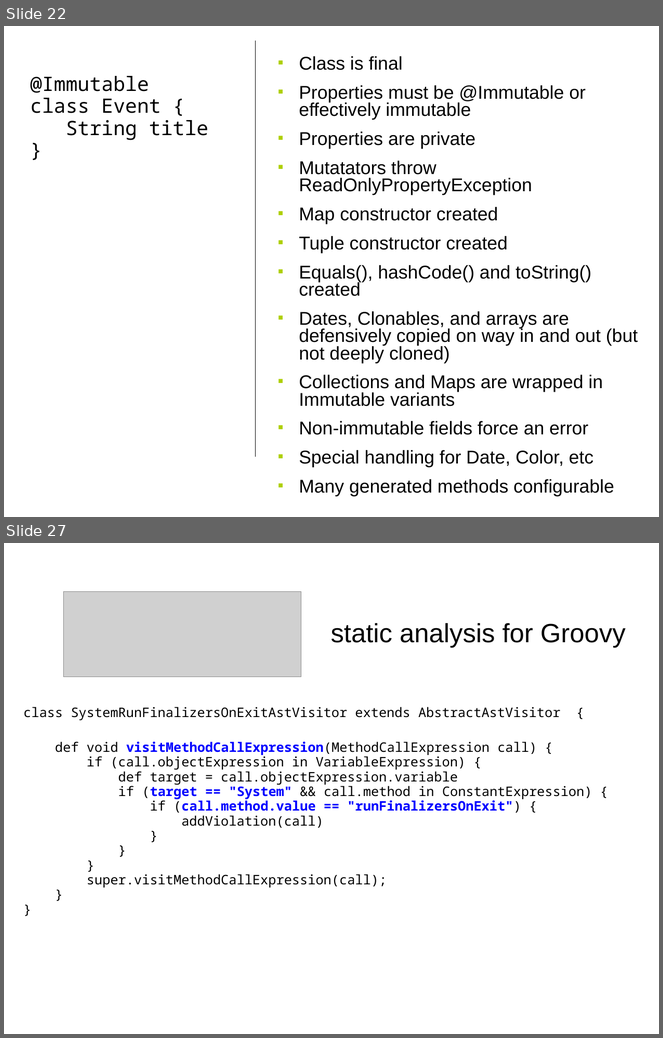
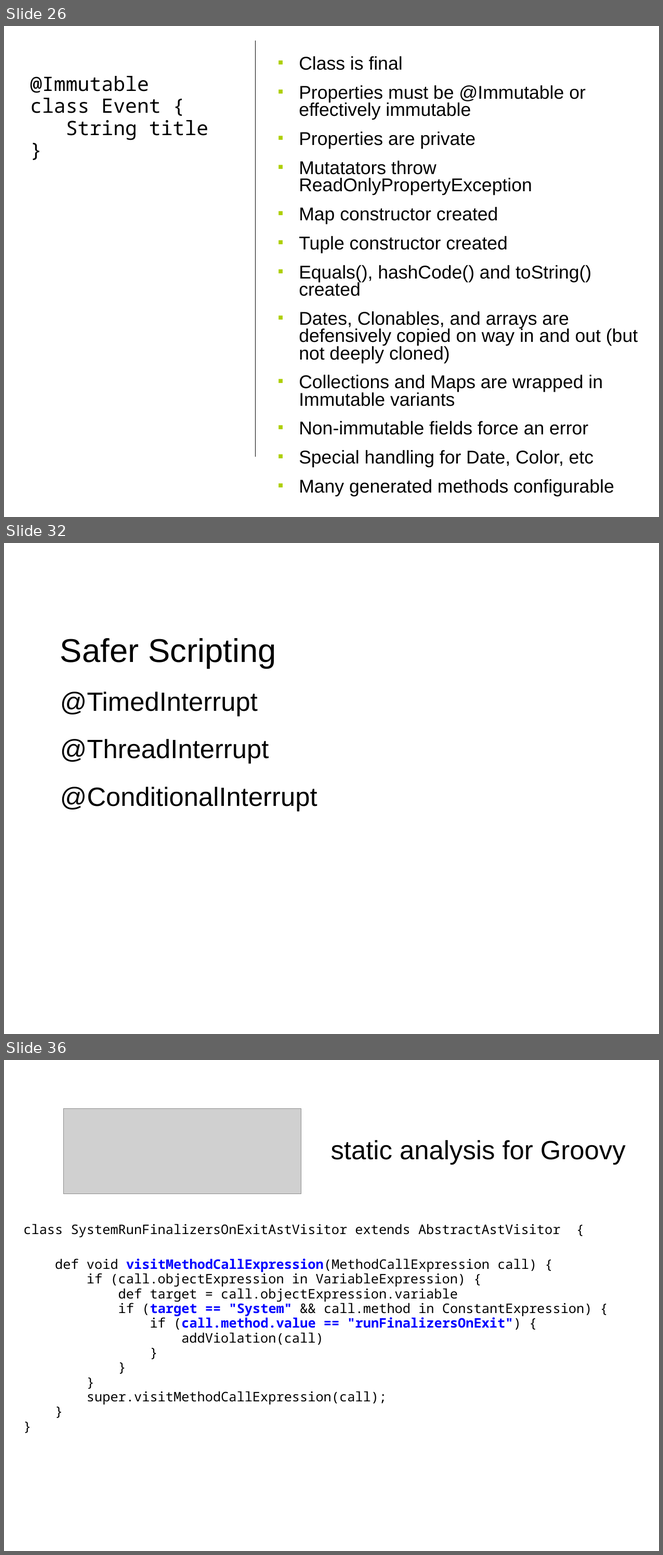
Before and after one commit to HamletDRC/presentations, a slide deck: asttransformations/CodeGeneration_SDC.odp. Shown one above the other, each under a label of ours: slides 22 and 27 before the commit, slides 26, 32 and 36 after it; the slides between them are not shown. The pictures are 663x1038 and 663x1555 pixels, drawn with LibreOffice and Linux fonts; fonts in the diff are those of the drawing; grey boxes stand for pictures. Boxes give left, top, right and bottom in pixels: in the first picture for what was removed or moved away, otherwise in the second. Text is boxed around its words. In the diff, an @@ line names an element or a change of style, - is before the commit and + after.

```diff
--- a/asttransformations/CodeGeneration_SDC.odp
+++ b/asttransformations/CodeGeneration_SDC.odp
@@ slide 32 added at [4,543,659,1034], background #FFFFFF @@
@@ subtitle added at [60,638,318,811], 32 pt, text #000000 @@
+Safer Scripting
+@TimedInterrupt
+@ThreadInterrupt
+@ConditionalInterrupt
@@ what was slide 22 is now slide 26 @@
@@ what was slide 27 is now slide 36 @@
```
Also in this commit, not shown: 9 slides changed, 11 other slides added, 2 slides removed, 4 other files.
